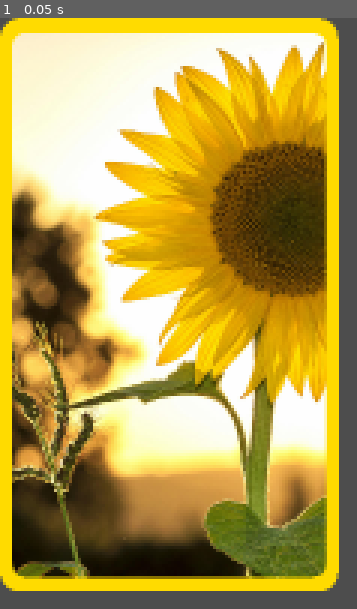
Above: before the commit, frame 1.
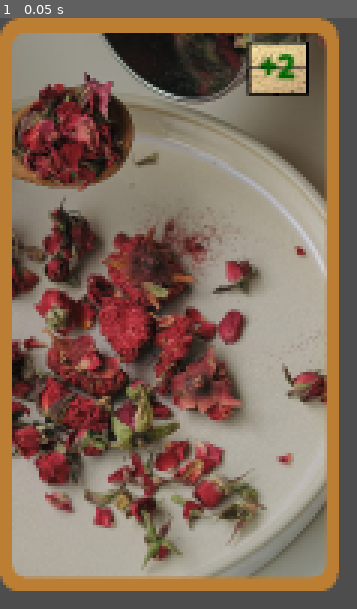
Above: after the commit, the same moment.

Repository: ch4perone/godot_card_game
Game: Godot game, scene res://Cards/card_base.tscn
The game is run twice, just before and just after one commit, with the same random seed, the same clock (stepped at 60 frames per second) and the same inputs.
Inputs:
- Up to frame 1 (0.05 s): no input

The runs differ from the first frame. In frame 1, 91% of the frame differs, in the area x 0-95%, y 0-97%.

Commit message:
Add card icon. Improve visuals.

Diff:
--- a/Assets/Cards/Materials/text_shader.gdshader
+++ b/Assets/Cards/Materials/text_shader.gdshader
@@ -5,8 +5,7 @@
 }
 
 void fragment() {
-    vec4 color = vec4(0.2, 0.2, 0.2, 1); // RGBA
-    COLOR = color;
+	COLOR = vec4(0.2, 0.2, 0.2, .8);
 }
 
 //void light() {
--- a/Assets/Cards/cardsDB.gd
+++ b/Assets/Cards/cardsDB.gd
@@ -7,18 +7,21 @@
 		{
 			"TYPE": "Weather",
 			"NAME": "Sunshine",
-			"FILE": "sun.png"
+			"FILE": "sun.png",
+			"COST": 0,
 		},
 	CARDS.Rain :
 		{
 			"TYPE": "Weather",
 			"NAME": "Rain",
-			"FILE": "rain.png"
+			"FILE": "rain.png",
+			"COST": 0,
 		},
 	CARDS.RosePetalTea :
 		{
 			"TYPE": "Food",
 			"NAME": "Rose Petal Tea",
-			"FILE": "rose_petal_tea.png"
+			"FILE": "rose_tea.png",
+			"COST": 2,
 		}
 }
--- a/Cards/card_base.gd
+++ b/Cards/card_base.gd
@@ -2,31 +2,52 @@
 
 
 @onready var cardDB = preload("res://Assets/Cards/cardsDB.gd")
-var cardName = "Sunshine"
-@onready var cardInfo = cardDB.DATA[cardDB.CARDS.get(cardName)]
-@onready var cardArtPath = "res://Assets/Cards/Art/" + cardInfo["FILE"]
-@onready var cardBorderPath = "res://Assets/Cards/" + "card_border_" + cardInfo["TYPE"].to_lower() + ".png"
+var card_id = "RosePetalTea"
+@onready var card_info = cardDB.DATA[cardDB.CARDS.get(card_id)]
+@onready var card_art_path = "res://Assets/Cards/Art/" + card_info["FILE"]
+@onready var card_border_path = "res://Assets/Cards/" + "card_border_" + card_info["TYPE"].to_lower() + ".png"
+@onready var card_icon_path = "res://Assets/Cards/card_icon.png"
 
 # Called when the node enters the scene tree for the first time.
 func _ready():
 	var cardSize = size
-	$Border.texture = load(cardBorderPath)
+	$Border.texture = load(card_border_path)
 	$Border.scale *= cardSize / $Border.texture.get_size()
-	print(cardArtPath)
-	$Card.texture = load(cardArtPath)
+	print(card_art_path)
+	$Card.texture = load(card_art_path)
 	$Card.scale *= cardSize / $Card.texture.get_size()
-	print("CardIsReady: " + str(cardInfo)) # Replace with function body.
-	$Bars/TopBar/Name/CenterContainer/Name.text = cardInfo["NAME"]
+	print("CardIsReady: " + str(card_info)) # Replace with function body.
+	$Bars/TopBar/Name/CenterContainer/Name.text = card_info["NAME"]
 	$Bars/TopBar/Name/CenterContainer/Name.z_index=1
 	$Bars.visible = false
-	# $Bars/TopBar/Name/NinePatchRect.visible = true
-	# connect("mouse_entered", self, "_on_mouse_entered")
-	# Ensure the node path is correct and the node has the signal
+	set_icon_label()
+
+
 	if has_signal("mouse_entered"):
 		connect("mouse_entered", Callable(self, "_on_mouse_entered"))
 		connect("mouse_exited", Callable(self, "_on_mouse_exited"))
 	else:
 		print("mouse_entered signal not found")
+
+func set_icon_label():
+
+	var icon = $IconVBoxContainer/IconHBoxContainer/TextureRect
+	icon.texture = load(card_icon_path)
+
+	icon.expand = true
+	icon.stretch_mode = TextureRect.EXPAND_KEEP_SIZE
+	var cost = card_info["COST"]
+	var sign = "+" if cost > 0 else "-" if cost < 0 else ""
+	var label = $IconVBoxContainer/IconHBoxContainer/TextureRect/IconText
+
+	if cost > 0:
+		label.push_color(Color("darkgreen"))
+	elif cost < 0:
+		label.push_color(Color("red"))
+	label.push_bold()
+	label.append_text(str(sign,cost))
+	label.pop()
+
 
 func _on_mouse_entered():
 	$Bars.visible = true
--- a/Cards/card_base.tscn
+++ b/Cards/card_base.tscn
@@ -27,15 +27,16 @@
 
 [node name="TextureRect" type="TextureRect" parent="Bars/Panel"]
 material = SubResource("ShaderMaterial_3s52l")
-custom_minimum_size = Vector2(0, 100)
+custom_minimum_size = Vector2(0, 50)
 layout_mode = 2
-offset_top = 4.0
-offset_right = 361.0
-offset_bottom = 24.0
+offset_left = 5.0
+offset_top = 6.0
+offset_right = 355.0
+offset_bottom = 66.0
 texture = SubResource("CanvasTexture_dvkvn")
 
 [node name="TopGap" type="MarginContainer" parent="Bars"]
-custom_minimum_size = Vector2(0, 25)
+custom_minimum_size = Vector2(0, 20)
 layout_mode = 2
 
 [node name="TopBar" type="HBoxContainer" parent="Bars"]
@@ -55,7 +56,36 @@
 layout_mode = 2
 theme_override_font_sizes/font_size = 25
 text = "Card Name"
-horizontal_alignment = 1
 
 [node name="Border" type="Sprite2D" parent="."]
 centered = false
+
+[node name="IconVBoxContainer" type="VBoxContainer" parent="."]
+layout_direction = 3
+layout_mode = 2
+
+[node name="TopGap" type="MarginContainer" parent="IconVBoxContainer"]
+custom_minimum_size = Vector2(0, 20)
+layout_mode = 2
+
+[node name="IconHBoxContainer" type="HBoxContainer" parent="IconVBoxContainer"]
+layout_direction = 3
+layout_mode = 2
+
+[node name="LeftGap" type="MarginContainer" parent="IconVBoxContainer/IconHBoxContainer"]
+custom_minimum_size = Vector2(25, 0)
+layout_mode = 2
+
+[node name="TextureRect" type="TextureRect" parent="IconVBoxContainer/IconHBoxContainer"]
+custom_minimum_size = Vector2(70, 60)
+layout_direction = 3
+layout_mode = 2
+
+[node name="IconText" type="RichTextLabel" parent="IconVBoxContainer/IconHBoxContainer/TextureRect"]
+layout_direction = 2
+layout_mode = 0
+offset_left = 14.0
+offset_top = 5.0
+offset_right = 74.0
+offset_bottom = 34.0
+scale = Vector2(2, 2)
Binary file added: Assets/Cards/Art/rose_tea.png
Not shown, added: Assets/Cards/Art/rose_tea.png.import
Binary file added: Assets/Cards/card_icon.png
Not shown, added: Assets/Cards/card_icon.png.import
Not shown, added: Assets/Cards/card_icon.xcf
Not shown, added: Assets/Cards/card_icon2.xcf
Not shown, added: Assets/Cards/teacup.xcf
Not shown, added: Cards/car4DA0.tmp
Not shown, added: Cards/car5BE9.tmp
Not shown, added: Cards/carF12A.tmp
